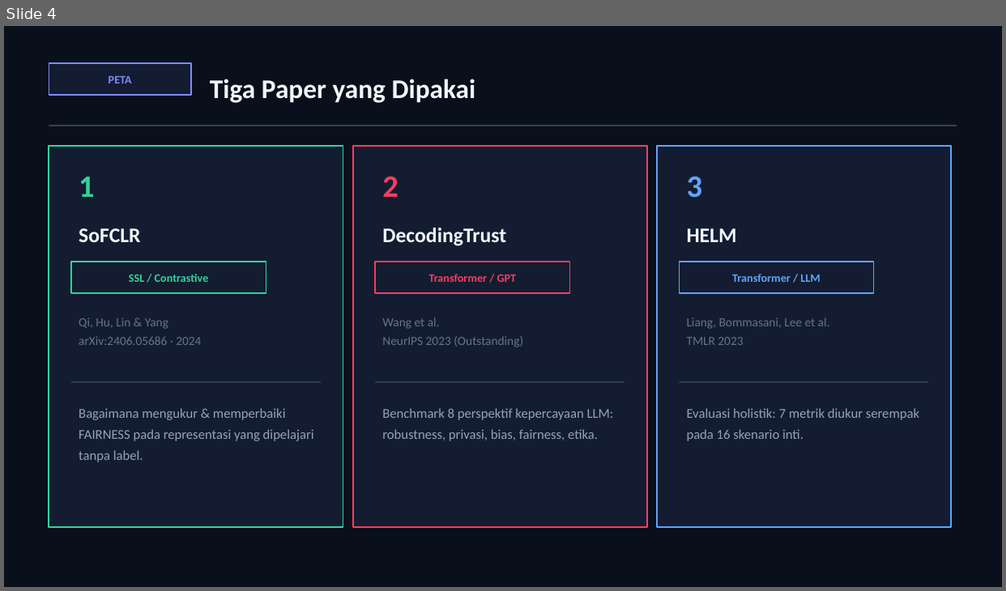
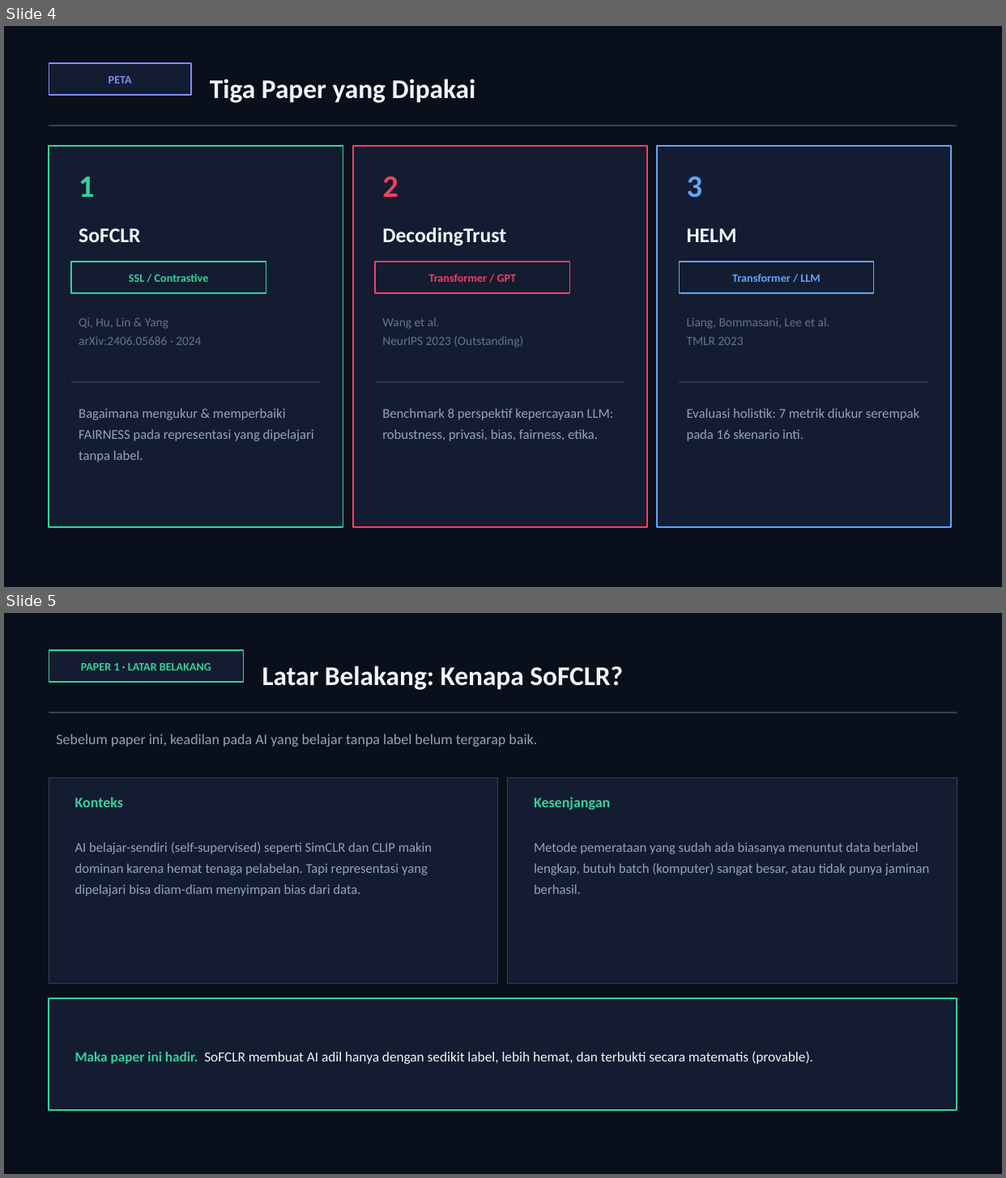
Before and after one commit to awangga/awangga.github.io, a slide deck: safe/metrics/SAFE-AI-Metrics.pptx. Shown one above the other, each under a label of ours: slide 4 before the commit, slides 4 and 5 after it. The pictures are 1006x591 and 1006x1178 pixels, drawn with LibreOffice and Linux fonts; fonts in the diff are those of the drawing. Boxes give left, top, right and bottom in pixels: in the first picture for what was removed or moved away, otherwise in the second. Text is boxed around its words. In the diff, an @@ line names an element or a change of style, - is before the commit and + after.

```diff
--- a/safe/metrics/SAFE-AI-Metrics.pptx
+++ b/safe/metrics/SAFE-AI-Metrics.pptx
@@ slide 5 added at (4,613,1002,1174), background #FFFFFF @@
@@ rectangle added at (4,613,1002,1174), fill #0A0F1C @@
@@ rectangle added at (49,650,244,682), fill #131C31, outline #34D399 1.25 pt @@
@@ text added at (81,662,211,671), 11 pt, text #34D399, bold @@
+PAPER 1 · LATAR BELAKANG
@@ text added at (262,666,623,690), 26 pt, text #F1F5F9, bold @@
+Latar Belakang: Kenapa SoFCLR?
@@ rectangle added at (49,712,957,713), fill #334155 @@
@@ text added at (56,734,537,747), 14 pt, text #94A3B8 @@
+Sebelum paper ini, keadilan pada AI yang belajar tanpa label belum tergarap baik.
@@ rectangle added at (49,777,498,983), fill #131C31, outline #334155 1 pt @@
@@ rectangle added at (508,777,957,983), fill #131C31, outline #334155 1 pt @@
@@ text added at (75,797,123,807), 14 pt, text #34D399, bold @@
+Konteks
@@ text added at (534,797,610,810), 14 pt, text #34D399, bold @@
+Kesenjangan
@@ text added at (75,842,432,897), 13 pt, text #94A3B8 @@
+AI belajar-sendiri (self-supervised) seperti SimCLR dan CLIP makin dominan karena hemat tenaga pelabelan. Tapi representasi yang dipelajari bisa diam-diam menyimpan bias dari data.
@@ text added at (534,842,930,894), 13 pt, text #94A3B8 @@
+Metode pemerataan yang sudah ada biasanya menuntut data berlabel lengkap, butuh batch (komputer) sangat besar, atau tidak punya jaminan berhasil.
@@ rectangle added at (49,999,957,1111), fill #131C31, outline #34D399 1.5 pt @@
@@ text added at (75,1051,813,1064), 13.5 pt, text #F1F5F9 @@
+Maka paper ini hadir. SoFCLR membuat AI adil hanya dengan sedikit label, lebih hemat, dan terbukti secara matematis (provable).
```
Also in this commit, not shown: 2 other slides added, 2 other files.
